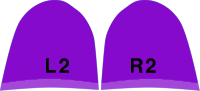
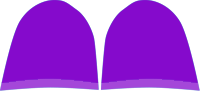
Before/after of a 200×91 layered artwork. What changed in the layer stack:
hid "left-L" over [left=46, top=58, right=56, bottom=73]
hid "left-2" over [left=59, top=58, right=69, bottom=73]
hid "right-R" over [left=131, top=58, right=143, bottom=73]
hid "right-2" over [left=146, top=58, right=156, bottom=73]
